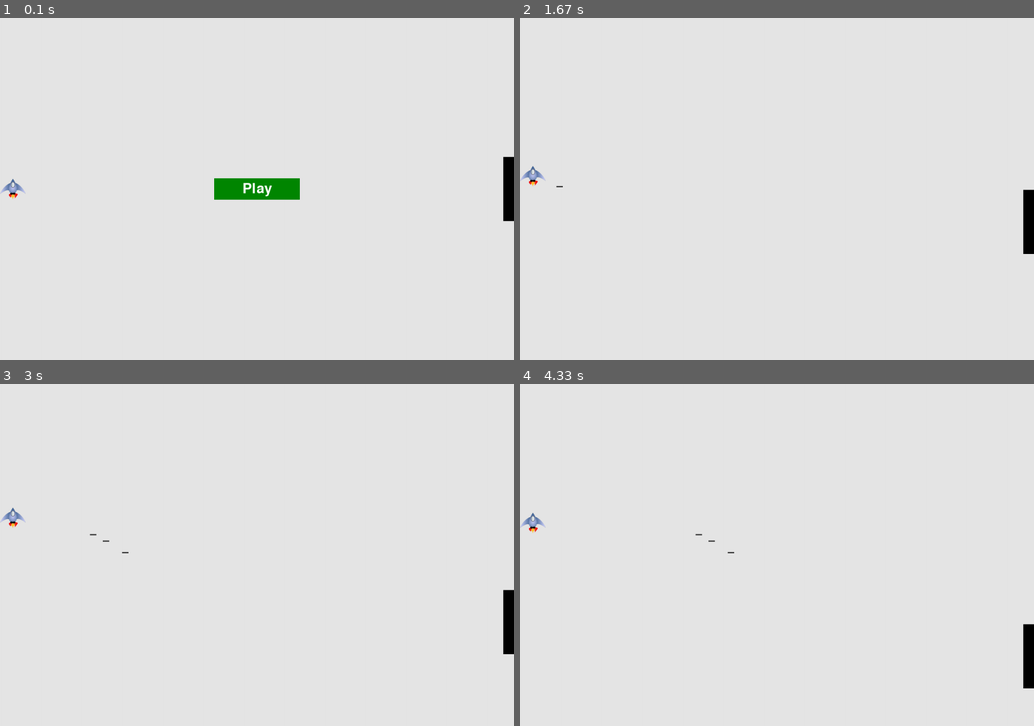
Above: before the commit, frames 1-4 (two rows, left to right).
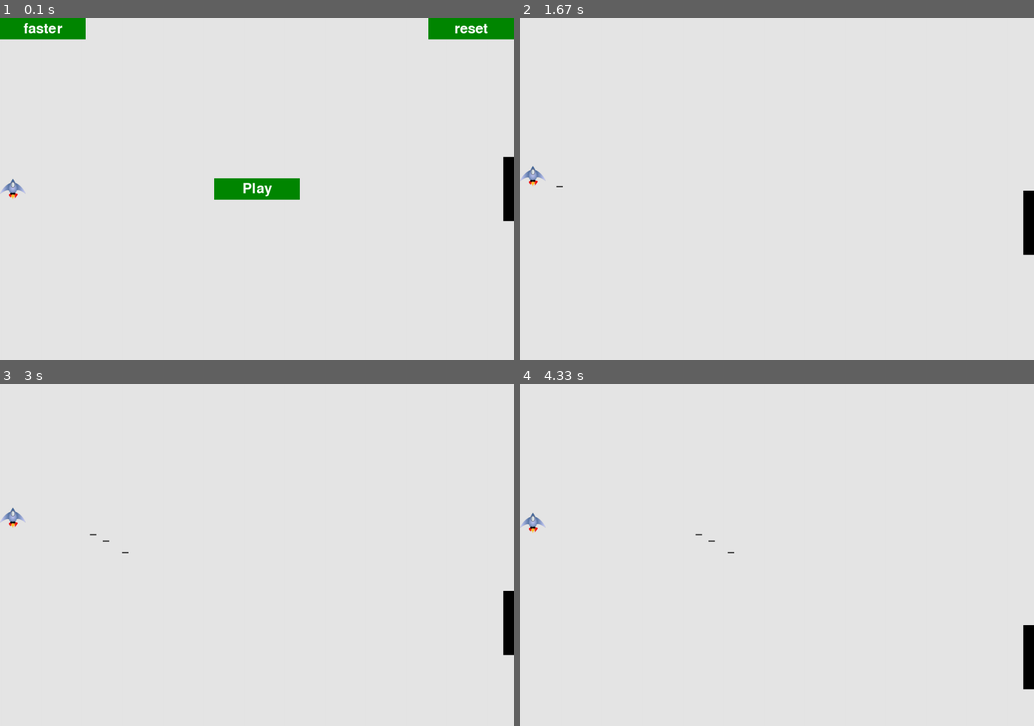
Above: after the commit, the same moments.

Repository: markysayshi/pythoncc_alien_invasion
Game: pygame game, started from alien_invasion.py
Same seed, same stepped clock (60 frames per second), same inputs: the game is played once before the commit and once after it.
Inputs (mouse positions are in pixels of both pictures, inside the frame that each line leads up to):
- Up to frame 1 (0.1 s): no input
- Up to frame 2 (1.67 s): click "Play" at 0.38 s; click (561, 28) at 0.72 s; click (992, 28) at 1.05 s; hold P from 1.33 s (still down); hold Up from 1.33 s (still down); tap Space at 1.4 s
- Up to frame 3 (3 s): tap Space at 1.7, 1.9, 2.2, 2.4, 2.73 s; release P at 1.8 s; release Up at 1.8 s; hold Up 1.83-2.3 s; hold Down 2.33-2.63 s; hold Up from 2.67 s (still down)
- Up to frame 4 (4.33 s): release Up at 3.03 s; hold Down 3.07-3.43 s; tap Space at 3.13, 3.53, 3.87, 4.2 s; hold Up 3.47-3.77 s; hold Down 3.8-4.1 s; hold Up from 4.13 s (still down)

The runs differ from the first frame. In frame 1, 2.1% of the frame differs, in the area x 0-100%, y 0-7%; in frame 2, less than 0.1%; in frame 3, less than 0.1%; in frame 4, less than 0.1%.

Commit message:
tiy 286, still needs some work

Diff:
--- a/alien_invasion.py
+++ b/alien_invasion.py
@@ -6,7 +6,7 @@
 
 from settings import Settings
 from game_stats import GameStats
-from button import Button
+from button import Button, Button1, Button2
 from rectangle import Rectangle
 from ship import Ship
 from bullet import Bullet
@@ -57,6 +57,10 @@
 
         # Make the Play button.
         self.play_button = Button(self, "Play")
+
+        # tiy 186
+        self.fast_button = Button1(self, "faster")
+        self.reset_button = Button2(self, "reset")
 
         # tiy 283
         # Make the rectangle for target practice.
@@ -94,13 +98,29 @@
             elif event.type == pygame.MOUSEBUTTONDOWN:
                 mouse_pos = pygame.mouse.get_pos()
                 self._check_play_button(mouse_pos)
+                self._check_faster_slower(mouse_pos)
 
     def _check_play_button(self, mouse_pos):
         """Start a new game when the player clicks Play."""
         button_clicked = self.play_button.rect.collidepoint(mouse_pos)
         # tiy 283
         if button_clicked:
+            # tiy 286 disabled
+            #self.settings.initialize_dynamic_settings()
             self._start_game()
+
+    # tiy 286
+    def _check_faster_slower(self, mouse_pos):
+        faster = self.fast_button.rect.collidepoint(mouse_pos)
+        reset = self.reset_button.rect.collidepoint(mouse_pos)
+        if faster:
+            print("going faster")
+            self.settings.increase_speed()
+            print(self.settings.bullet_speed)
+        if reset:
+            print("resetting speed")
+            self.settings.initialize_dynamic_settings()
+            print(self.settings.bullet_speed)
 
     # tiy 283
     def _start_game(self):
@@ -147,6 +167,8 @@
             self._fire_bullet()
         # tiy 283
         elif event.key == pygame.K_p:
+            # tiy 286 disabled
+            #self.settings.initialize_dynamic_settings()
             self._start_game()
 
     def _check_keyup_events(self, event):
@@ -202,8 +224,22 @@
                 self.bullets, self.target, True, True)
         if not self.target:
         #if len(self.target) == 0:
-            print("target destroyed!")
-            self._ship_hit()
+            print("TARGET DESTROYED!")
+            self.bullets.empty()
+            self.stats.reset_stats()
+            print(f"bullets reset: {self.stats.bullets_left}")
+            print("spawning new target")
+            sleep(0.5)
+            self.settings.increase_speed()
+            print(self.settings.bullet_speed)
+            self.target.add(self.target_practice)
+            for target in self.target.sprites():
+                target.center_target()
+            # same as above, just different way of writing it
+            # see help for pygame.sprite.Group.sprites
+            #for sprite in self.target:
+            #    sprite.center_target()
+            #self._ship_hit()
         #print(collisions)
 
         ## tiy 283 disabled
@@ -462,6 +498,11 @@
         if not self.game_active:
             self.play_button.draw_button()
 
+        # tiy 286
+        if not self.game_active:
+            self.fast_button.draw_button()
+            self.reset_button.draw_button()
+
         # tiy 283
         #self.target_practice.draw_button()
         #for target in self.target.copy():
--- a/button.py
+++ b/button.py
@@ -32,3 +32,16 @@
         """Draw blank button and then draw message."""
         self.screen.fill(self.button_color, self.rect)
         self.screen.blit(self.msg_image, self.msg_image_rect)
+
+# tiy 286, reused most of the parent class above
+class Button1(Button):
+    def __init__(self, ai_game, msg):
+        super().__init__(ai_game, msg)
+        self.rect.topleft = self.screen_rect.topleft
+        self._prep_msg(msg)
+
+class Button2(Button):
+    def __init__(self, ai_game, msg):
+        super().__init__(ai_game, msg)
+        self.rect.topright = self.screen_rect.topright
+        self._prep_msg(msg)
--- a/settings.py
+++ b/settings.py
@@ -11,13 +11,11 @@
         #self.bg_color = (0, 0, 0)
 
         # Ship settings
-        self.ship_speed = 1.5
         self.ship_limit = 3
         # tiy 283
         self.bullet_limit = 3
 
         #Bullet settings
-        self.bullet_speed = 2.5
         #self.bullet_width = 3
         ## increased bullet size, for testing
         ##self.bullet_width = 300
@@ -33,13 +31,27 @@
         self.bullets_allowed = 3
 
         # Alien settings
-        self.alien_speed = 1.0
         #self.fleet_drop_speed = 10
         #  tiy 283
         self.fleet_drop_speed = 0
 
+        ## tiy 266
+        #self.rain_speed = 1.0
+
+        # How quickly the game speeds up
+        self.speedup_scale = 1.1
+
+        self.initialize_dynamic_settings()
+
+    def initialize_dynamic_settings(self):
+        self.ship_speed = 1.5
+        self.bullet_speed = 2.5
+        self.alien_speed = 1.0
+
         # fleet_direction of 1 represents right; -1 represents left.
         self.fleet_direction = 1
 
-        ## tiy 266
-        #self.rain_speed = 1.0
+    def increase_speed(self):
+        self.ship_speed *= self.speedup_scale
+        self.bullet_speed *= self.speedup_scale
+        self.alien_speed *= self.speedup_scale
